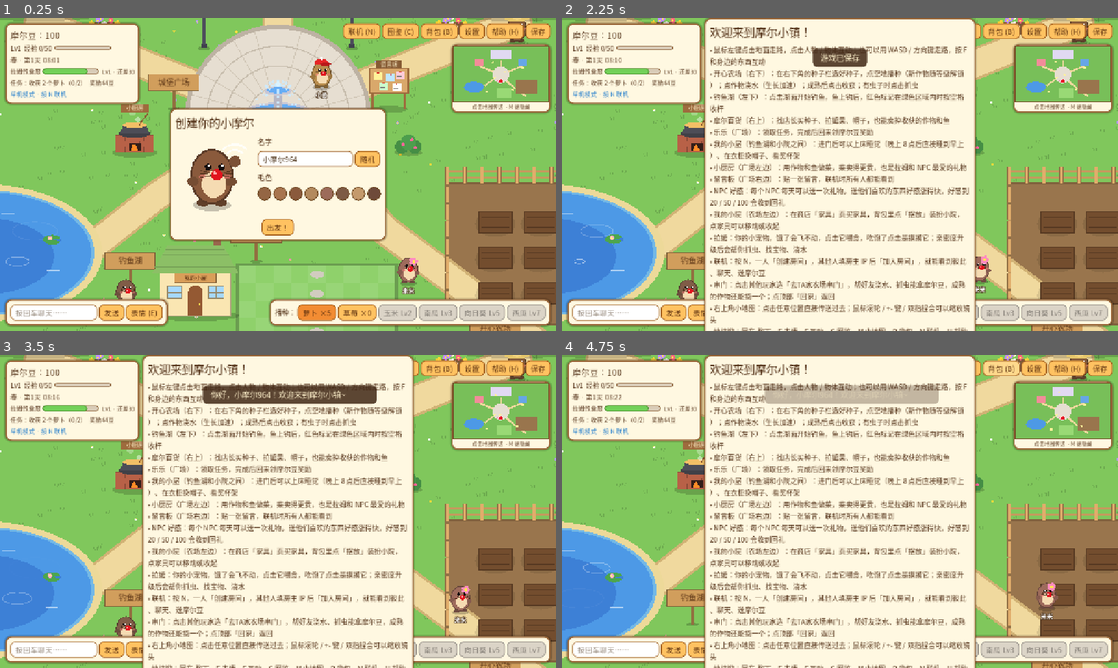
Above: before the commit, frames 1-4 (two rows, left to right).
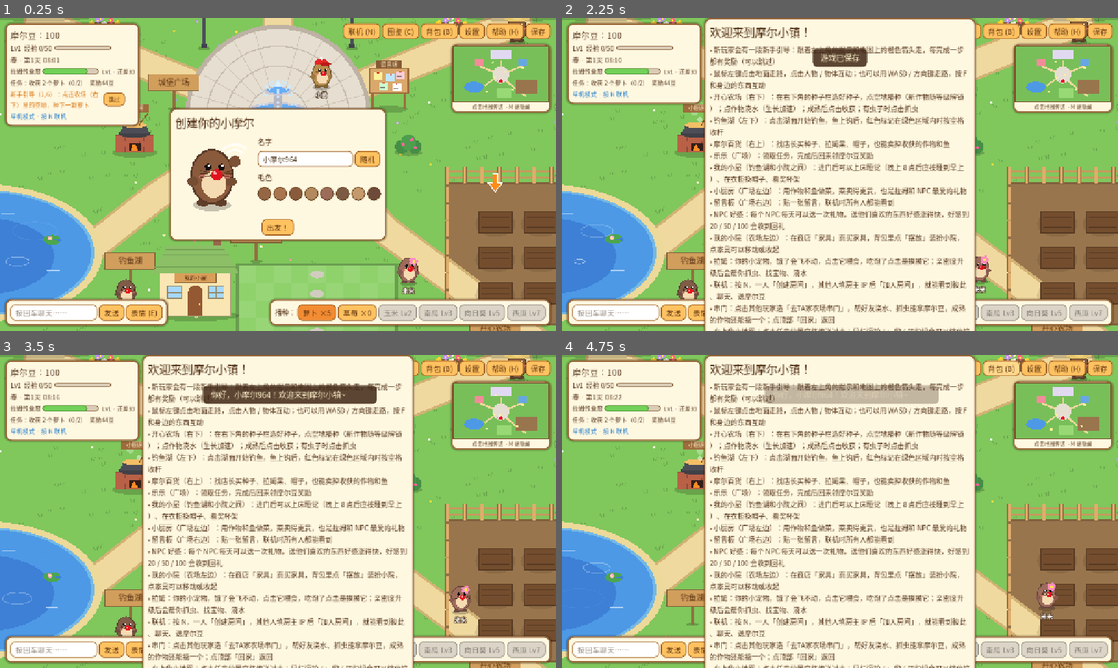
Above: after the commit, the same moments.

Repository: wangchaozhi/mole-town
Game: Godot game, scene res://main.tscn
The game is run twice, just before and just after one commit, with the same random seed, the same clock (stepped at 60 frames per second) and the same inputs.
Inputs (mouse positions are in pixels of both pictures, inside the frame that each line leads up to):
- Up to frame 1 (0.25 s): no input
- Up to frame 2 (2.25 s): click (678, 99) at 0.5 s, where only the run after the commit has a clickable "跳过"; click "保存" at 1.25 s; click "出发！" at 2 s
- Up to frame 3 (3.5 s): click "联机 (N)" at 2.75 s
- Up to frame 4 (4.75 s): click "图鉴 (C)" at 3.5 s; click "背包 (B)" at 4.25 s

The runs differ from the first frame. In frame 1, 2.3% of the frame differs, in the area x 0-91%, y 23-56%; in frame 2, 13%; in frame 3, 12%; in frame 4, 13%, in the area x 26-74%, y 8-100%.

Commit message:
新增新手引导
- 新玩家捏脸后进入 6 步引导：种萝卜 → 浇水 → 钓鱼 → 买种子 → 找乐乐 → 喂拉姆
- 左上角显示当前步骤和「跳过」按钮；地图上的橙色箭头在目标上方跳动，目标较远时玩家身边有方向指示
- 每完成一步 +10 摩尔豆，全部完成再送 100 摩尔豆和 3 个拉姆果；老存档默认已完成
- 冒烟测试加入引导检查（并在其它检查前跳过引导，避免影响摩尔豆计算）

Co-Authored-By: Claude Opus 5.5 <noreply@anthropic.com>

Diff:
--- a/scripts/game_state.gd
+++ b/scripts/game_state.gd
@@ -108,6 +108,7 @@
 			save_path = "user://mole_save_%s.json" % a.substr(10).validate_filename()
 	if not load_game():
 		is_new_player = true
+		tutorial_step = 0
 		inventory = {"seed_carrot": 5, "lahm_fruit": 2}
 		new_quest()
 	if player_name == "":
@@ -265,7 +266,7 @@
 	var data := {
 		"beans": beans, "inventory": inventory, "selected_seed": selected_seed,
 		"hat": hat, "owned_hats": owned_hats, "lahm_hunger": lahm_hunger, "lahm_exp": lahm_exp, "player_exp": player_exp, "player_level": player_level, "lahm_level": lahm_level,
-		"day": day, "minutes": minutes, "quest": quest, "quests_done": quests_done, "help_today": help_today, "best_catch": best_catch, "contest_day":  …(284 unchanged characters)…
+		"day": day, "minutes": minutes, "quest": quest, "quests_done": quests_done, "help_today": help_today, "tutorial_step": tutorial_step, "best_catch": best_catch, "contest_day":  …(284 unchanged characters)…
 		"player_name": player_name, "body_color": body_color,
 		"plots": plots, "home": home, "board": board, "npc_affinity": npc_affinity, "npc_gift_day": npc_gift_day, "saved_at": Time.get_unix_time_from_system(),
 	}
@@ -301,6 +302,7 @@
 	quest = data.get("quest", {})
 	quests_done = int(data.get("quests_done", 0))
 	help_today = int(data.get("help_today", 0))
+	tutorial_step = int(data.get("tutorial_step", -1))
 	best_catch = int(data.get("best_catch", 0))
 	contest_day = int(data.get("contest_day", -1))
 	contest_count = int(data.get("contest_count", 0))
@@ -465,6 +467,7 @@
 	npc_gift_day = {}
 	stats = {}
 	board = []
+	tutorial_step = 0
 	achievements = []
 	raining = false
 	weather_timer = 60.0
@@ -975,3 +978,43 @@
 
 func can_sleep() -> bool:
 	return minutes >= 20.0 * 60.0 or minutes < 6.0 * 60.0
+
+
+# ---------- 新手引导 ----------
+
+const TUTORIAL := [
+	{"text": "点击农场（右下）里的空地，种下一颗萝卜", "event": "plant", "target": "farm"},
+	{"text": "再点一下刚种下的萝卜，给它浇水", "event": "water", "target": "farm"},
+	{"text": "去钓鱼湖（左下）点击湖面，钓一条鱼", "event": "fish", "target": "pond"},
+	{"text": "去摩尔百货找店长豆豆，买一颗种子", "event": "buy_seed", "target": "shop"},
+	{"text": "去广场找乐乐聊聊，她会给你任务", "event": "talk_lele", "target": "lele"},
+	{"text": "点击你的拉姆，喂喂它或者摸摸它", "event": "lahm", "target": "lahm"},
+]
+
+signal tutorial_changed
+
+var tutorial_step := -1  # -1 = 已完成或跳过
+
+
+func tutorial_active() -> bool:
+	return tutorial_step >= 0 and tutorial_step < TUTORIAL.size()
+
+
+func tutorial_event(ev: String) -> void:
+	if not tutorial_active() or TUTORIAL[tutorial_step]["event"] != ev:
+		return
+	tutorial_step += 1
+	add_beans(10)
+	if tutorial_step >= TUTORIAL.size():
+		tutorial_step = -1
+		add_beans(100)
+		add_item("lahm_fruit", 3)
+		toast.emit("新手引导完成！奖励 100 摩尔豆和 3 个拉姆果，接下来自由探索吧~")
+	else:
+		toast.emit("做得好！+10 摩尔豆  下一步：" + str(TUTORIAL[tutorial_step]["text"]))
+	tutorial_changed.emit()
+
+
+func skip_tutorial() -> void:
+	tutorial_step = -1
+	tutorial_changed.emit()
--- a/scripts/lahm.gd
+++ b/scripts/lahm.gd
@@ -148,6 +148,7 @@
 
 
 func interact(_pl) -> void:
+	GameState.tutorial_event("lahm")
 	if GameState.lahm_hunger >= 90.0:
 		_pet()
 		return
--- a/scripts/main.gd
+++ b/scripts/main.gd
@@ -18,6 +18,7 @@
 const Stove = preload("res://scripts/stove.gd")
 const Interior = preload("res://scripts/interior.gd")
 const Spot = preload("res://scripts/spot.gd")
+const TutorialArrow = preload("res://scripts/tutorial_arrow.gd")
 const COTTAGE_POS := Vector2(1010, 1175)
 const INTERIOR_WALK := Rect2(3030, 320, 420, 185)
 const WORLD_WALK := Rect2(40, 150, 2320, 1210)
@@ -327,6 +328,9 @@
 	_prop("castle", Vector2(1200, 330))
 	add_child(FestivalDeco.new())
 	_build_cottage()
+	var arrow = TutorialArrow.new()
+	arrow.main = self
+	add_child(arrow)
 	var stove = Stove.new()
 	stove.position = Vector2(870, 800)
 	ysort.add_child(stove)
--- a/scripts/plot.gd
+++ b/scripts/plot.gd
@@ -103,6 +103,7 @@
 			picked = false
 			Sfx.play("plant")
 			GameState.add_exp(1)
+			GameState.tutorial_event("plant")
 			GameState.toast.emit("种下了%s，记得浇水哦" % GameState.item_name("seed_" + seed))
 		else:
 			GameState.toast.emit("没有%s了，去摩尔百货买吧" % GameState.item_name("seed_" + seed))
@@ -121,6 +122,7 @@
 	elif water_time <= 0.0:
 		water_time = 20.0
 		Sfx.play("water")
+		GameState.tutorial_event("water")
 		GameState.toast.emit("浇水完成，接下来 20 秒生长速度翻倍！")
 	else:
 		GameState.toast.emit("%s 正在生长中…… %d%%" % [GameState.item_name(crop), int(growth * 100)])
--- /dev/null
+++ b/scripts/tutorial_arrow.gd
@@ -0,0 +1,55 @@
+extends Node2D
+## 新手引导箭头：在当前步骤的目标上方画一个上下跳动的箭头；目标离得远时，在玩家身边画一个指向目标的小箭头。
+
+var main = null
+var t := 0.0
+
+
+func _ready() -> void:
+	z_index = 10
+
+
+func _process(delta: float) -> void:
+	t += delta
+	visible = GameState.tutorial_active() and main != null and not main.inside
+	if visible:
+		queue_redraw()
+
+
+func target_position() -> Vector2:
+	var key: String = GameState.TUTORIAL[GameState.tutorial_step]["target"]
+	match key:
+		"farm":
+			# 优先指向第一块空地（第一步）或者刚种下的作物（第二步）
+			for p in main.plots:
+				if (key == "farm" and GameState.tutorial_step == 0 and p.crop == "") or (GameState.tutorial_step == 1 and p.crop != "" and p.water_time <= 0.0):
+					return p.position
+			return main.plots[0].position
+		"pond":
+			return main.pond.edge_point(main.player.position, -40.0)
+		"shop", "lele":
+			for n in get_tree().get_nodes_in_group("npcs"):
+				if (key == "shop" and n.role == "shop") or (key == "lele" and n.role == "lele"):
+					return n.position
+		"lahm":
+			var lahm = get_tree().get_first_node_in_group("my_lahm")
+			if lahm != null:
+				return lahm.position
+	return main.player.position
+
+
+func _draw() -> void:
+	var tp := target_position()
+	var bob := sin(t * 5.0) * 8.0
+	var tip := tp + Vector2(0, -78 + bob)
+	var col := Color(1, 0.55, 0.1)
+	draw_colored_polygon(PackedVector2Array([tip, tip + Vector2(-16, -20), tip + Vector2(-6, -20), tip + Vector2(-6, -40), tip + Vector2(6, -40), tip + Vector2(6, -20), tip + Vector2(16, -20)]), col)
+	draw_polyline(PackedVector2Array([tip, tip + Vector2(-16, -20), tip + Vector2(-6, -20), tip + Vector2(-6, -40), tip + Vector2(6, -40), tip + Vector2(6, -20), tip + Vector2(16, -20), tip]), Color.WHITE, 2.0)
+	# 目标较远时，玩家身边的方向指示
+	var pp: Vector2 = main.player.position + Vector2(0, -30)
+	var d := tp - pp
+	if d.length() > 320.0:
+		var dir := d.normalized()
+		var c := pp + dir * 70.0
+		var side := Vector2(-dir.y, dir.x)
+		draw_colored_polygon(PackedVector2Array([c + dir * 14.0, c - dir * 6.0 + side * 10.0, c - dir * 6.0 - side * 10.0]), Color(1, 0.55, 0.1, 0.9))
--- a/scripts/ui.gd
+++ b/scripts/ui.gd
@@ -25,6 +25,8 @@
 var hunger_bar: ProgressBar
 var lahm_info: Label
 var fest_label: Label
+var tut_box: HBoxContainer
+var tut_label: Label
 var level_label: Label
 var exp_bar: ProgressBar
 var seed_buttons := {}
@@ -216,6 +218,19 @@
 	fest_label.custom_minimum_size = Vector2(260, 0)
 	fest_label.autowrap_mode = TextServer.AUTOWRAP_ARBITRARY
 	v.add_child(fest_label)
+	tut_box = HBoxContainer.new()
+	tut_label = _label("", 14)
+	tut_label.add_theme_color_override("font_color", Color(0.85, 0.45, 0.05))
+	tut_label.custom_minimum_size = Vector2(210, 0)
+	tut_label.autowrap_mode = TextServer.AUTOWRAP_ARBITRARY
+	tut_box.add_child(tut_label)
+	var skip := _button("跳过", GameState.skip_tutorial)
+	skip.add_theme_font_size_override("font_size", 13)
+	skip.size_flags_vertical = Control.SIZE_SHRINK_CENTER
+	tut_box.add_child(skip)
+	v.add_child(tut_box)
+	GameState.tutorial_changed.connect(_refresh_tutorial)
+	_refresh_tutorial()
 	online_label = _label("", 14)
 	online_label.add_theme_color_override("font_color", Color(0.15, 0.5, 0.8))
 	v.add_child(online_label)
@@ -521,7 +536,8 @@
 	var l := _label("", 16)
 	l.custom_minimum_size = Vector2(600, 0)
 	l.autowrap_mode = TextServer.AUTOWRAP_ARBITRARY
-	l.text = "• 鼠标左键点击地面走路，点击人物 / 物体互动；也可以用 WASD / 方向键走路，按 F 和身边的东西互动\n" \
+	l.text = "• 新玩家会有一段新手引导：跟着左上角的提示和地图上的橙色箭头走，每完成一步都有奖励（可以跳过）\n" \
+		+ "• 鼠标左键点击地面走路，点击人物 / 物体互动；也可以用 WASD / 方向键走路，按 F 和身边的东西互动\n" \
 		+ "• 开心农场（右下）：在右下角的种子栏选好种子，点空地播种（新作物随等级解锁）；点作物浇水（生长加速）；成熟后点击收获；有虫子时点击抓虫\n" \
 		+ "• 钓鱼湖（左下）：点击湖面开始钓鱼，鱼上钩后，红色标记在绿色区域内时按空格收杆\n" \
 		+ "• 摩尔百货（右上）：找店长买种子、拉姆果、帽子，也能卖掉收获的作物和鱼\n" \
@@ -793,6 +809,7 @@
 
 
 func _lele_dialog(npc) -> void:
+	GameState.tutorial_event("talk_lele")
 	if GameState.quest_done():
 		show_dialog(_npc_title(npc), "哇，你完成了任务！真是能干的小摩尔~ 这是给你的奖励！",
 			[["领取奖励", _claim_quest.bind(npc)]])
@@ -883,6 +900,7 @@
 			var id := _roll_fish()
 			GameState.add_item(id)
 			GameState.record("fish", id)
+			GameState.tutorial_event("fish")
 			if id != "boot":
 				GameState.contest_catch()
 			if id == "boot":
@@ -1020,3 +1038,9 @@
 
 func open_kitchen() -> void:
 	kitchen.open()
+
+
+func _refresh_tutorial() -> void:
+	tut_box.visible = GameState.tutorial_active()
+	if tut_box.visible:
+		tut_label.text = "新手引导（%d/%d）：%s" % [GameState.tutorial_step + 1, GameState.TUTORIAL.size(), GameState.TUTORIAL[GameState.tutorial_step]["text"]]
--- a/scripts/ui_shop.gd
+++ b/scripts/ui_shop.gd
@@ -141,6 +141,8 @@
 	if GameState.spend_beans(price * n):
 		GameState.add_item(id, n)
 		ui.show_toast("买到了 %s ×%d" % [GameState.item_name(id), n])
+		if id.begins_with("seed_"):
+			GameState.tutorial_event("buy_seed")
 	else:
 		ui.show_toast("摩尔豆不够啦！")
 	populate()
--- a/tests/smoke_test.gd
+++ b/tests/smoke_test.gd
@@ -58,6 +58,13 @@
 	ui._close_all()
 	check(GameState.player_name == "测试员", "名字已保存")
 	check(p.display_name == "测试员", "玩家头顶名字更新")
+	check(GameState.tutorial_active() and ui.tut_box.visible, "新玩家有新手引导")
+	GameState.tutorial_event("water")
+	check(GameState.tutorial_step == 0, "不是当前步骤的事件不推进引导")
+	GameState.tutorial_event("plant")
+	check(GameState.tutorial_step == 1, "完成当前步骤推进引导")
+	GameState.skip_tutorial()
+	check(not GameState.tutorial_active() and not ui.tut_box.visible, "跳过新手引导")
 
 	print("[农场]")
 	var plot = main.plots[0]
Not shown, added: scripts/tutorial_arrow.gd.uid
Not shown, changed: README.md
Not shown, changed: ROADMAP.md
